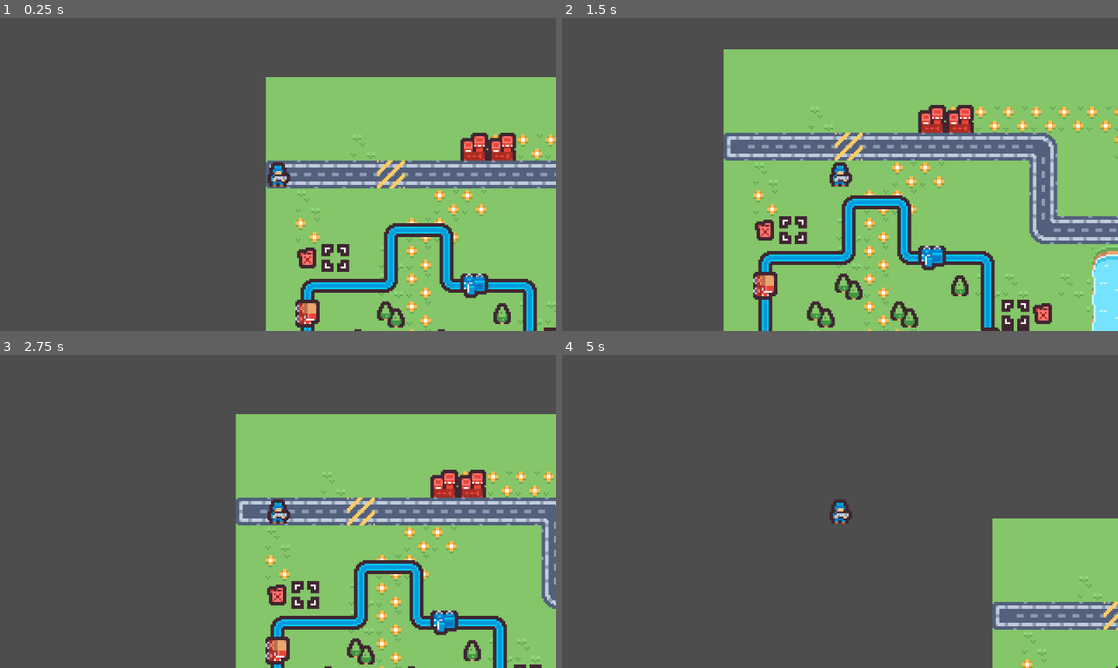
Above: before the commit, frames 1-4 (two rows, left to right).
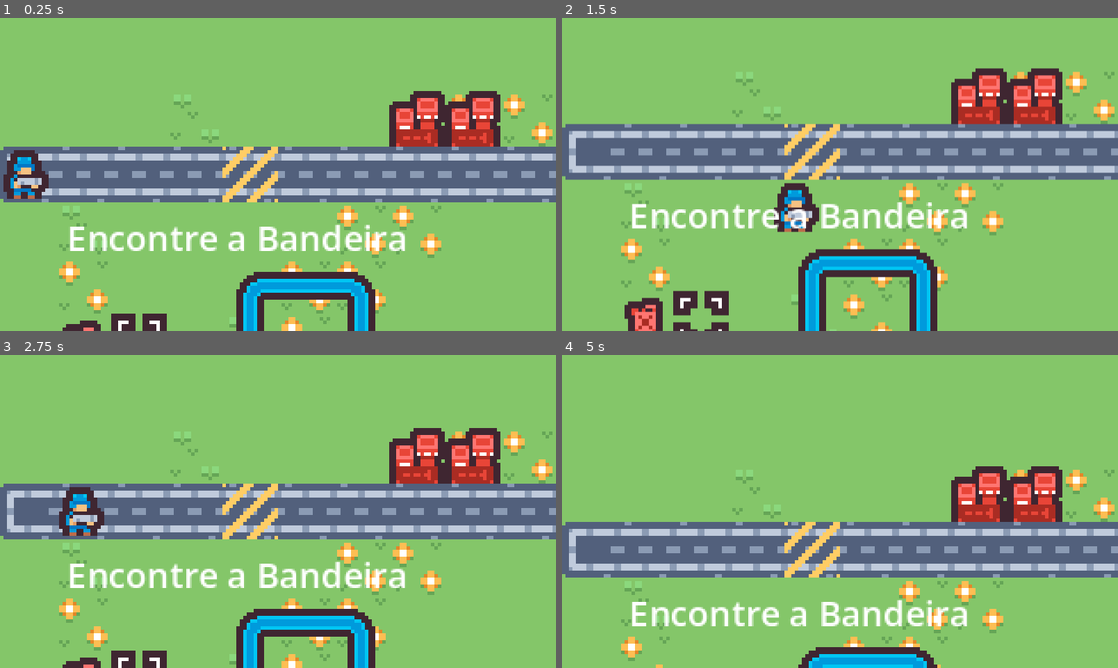
Above: after the commit, the same moments.

Repository: Petrickson10/camera-e-mapa
Game: Godot game, scene res://Cenas/jogo.tscn
Two runs of this game, one before a commit and one after it. Both use one fixed random seed, a clock stepped at 60 frames per second and the inputs below. Before the commit the project has no main scene; this scene is started directly in both runs.
Inputs:
- Up to frame 1 (0.25 s): no input
- Up to frame 2 (1.5 s): tap Enter at 0.5 s; hold Right (ui_right) 0.53-1.28 s; hold Down (ui_down) from 1.28 s (still down)
- Up to frame 3 (2.75 s): release Down (ui_down) at 2.03 s; hold Right (ui_right) from 2.03 s (still down)
- Up to frame 4 (5 s): release Right (ui_right) at 2.78 s; hold Up (ui_up) 2.78-3.53 s; hold Left (ui_left) from 3.53 s (still down)

The runs differ from the first frame. In frame 1, 77% of the frame differs, in the area x 0-100%, y 0-100%; in frame 2, 66%; in frame 3, 74%; in frame 4, 96%.
Error before the commit: Attempt to call function 'play' in base 'null instance' on a null instance. (res://Script/player.gd:24)

Commit message:
"Fim" parte 1

Diff:
--- /dev/null
+++ b/Cenas/alvo.tscn
@@ -0,0 +1,47 @@
+[gd_scene format=3 uid="uid://badcojwilc4am"]
+
+[ext_resource type="Script" uid="uid://brhdsq42108r8" path="res://Script/alvo.gd" id="1_5rmji"]
+[ext_resource type="Texture2D" uid="uid://ddnyduc6ecsoj" path="res://Arte/tilemap_packed.png" id="2_6o2pr"]
+
+[sub_resource type="AtlasTexture" id="AtlasTexture_5tbak"]
+atlas = ExtResource("2_6o2pr")
+region = Rect2(256, 32, 16, 16)
+
+[sub_resource type="AtlasTexture" id="AtlasTexture_dx14s"]
+atlas = ExtResource("2_6o2pr")
+region = Rect2(272, 32, 16, 16)
+
+[sub_resource type="SpriteFrames" id="SpriteFrames_6dmbp"]
+animations = [{
+"frames": [{
+"duration": 1.0,
+"texture": SubResource("AtlasTexture_5tbak")
+}, {
+"duration": 1.0,
+"texture": SubResource("AtlasTexture_dx14s")
+}],
+"loop": 1,
+"name": &"default",
+"speed": 5.0
+}]
+
+[node name="Alvo" type="Area2D" unique_id=805192779]
+script = ExtResource("1_5rmji")
+
+[node name="AnimatedSprite2D" type="AnimatedSprite2D" parent="." unique_id=1423222382]
+sprite_frames = SubResource("SpriteFrames_6dmbp")
+autoplay = "default"
+frame = 1
+frame_progress = 0.4341033
+
+[node name="CollisionPolygon2D" type="CollisionPolygon2D" parent="." unique_id=1203733970]
+build_mode = 1
+polygon = PackedVector2Array(-6, 8, -2, 8, -2, 7, -1, 7, -1, 3, 0, 3, 0, 2, 1, 2, 1, 3, 6, 3, 6, 2, 7, 2, 7, -6, 6, -6, 6, -7, 3, -7, 3, -8, -6, -8, -6, -7, -7, -7, -7, 7, -6, 7)
+
+[node name="Label" type="Label" parent="." unique_id=1892452558]
+visible = false
+offset_right = 40.0
+offset_bottom = 23.0
+text = "Parabéns"
+
+[connection signal="body_entered" from="." to="." method="_on_body_entered"]
--- a/Cenas/jogo.tscn
+++ b/Cenas/jogo.tscn
@@ -2,6 +2,7 @@
 
 [ext_resource type="Texture2D" uid="uid://ddnyduc6ecsoj" path="res://Arte/tilemap_packed.png" id="1_5n27r"]
 [ext_resource type="PackedScene" uid="uid://rcq887mnwhyt" path="res://Cenas/player.tscn" id="2_03mvh"]
+[ext_resource type="PackedScene" uid="uid://badcojwilc4am" path="res://Cenas/alvo.tscn" id="3_45s2r"]
 
 [sub_resource type="TileSetAtlasSource" id="TileSetAtlasSource_03mvh"]
 texture = ExtResource("1_5n27r")
@@ -949,6 +950,9 @@
 physics_layer_1/collision_layer = 1
 sources/0 = SubResource("TileSetAtlasSource_ovbra")
 
+[sub_resource type="LabelSettings" id="LabelSettings_6dmbp"]
+font_size = 10
+
 [node name="Jogo" type="Node2D" unique_id=803096791]
 
 [node name="Mundo" type="Node2D" parent="." unique_id=78427800]
@@ -966,8 +970,19 @@
 tile_set = SubResource("TileSet_o7irj")
 
 [node name="Decoracao2" type="TileMapLayer" parent="Mundo" unique_id=667530664]
-tile_map_data = PackedByteArray("AAADAAsAAAAFAAYAAAAIAAwAAAAFAAgAAAAJAAoAAAAGAAUAAGAHAAcAAAAFAAcAADABAAgAAAAGAAgAAFAYAAMAAAAJAAMAAAAlAAwAAAAFAAcAAFAaABAAAAAFAAYAADAEABAAAAAQAAIAAAA=")
+tile_map_data = PackedByteArray("AAADAAsAAAAFAAYAAAAIAAwAAAAFAAgAAAAJAAoAAAAGAAUAAGAHAAcAAAAFAAcAADABAAgAAAAGAAgAAFAYAAMAAAAJAAMAAAAlAAwAAAAFAAcAAFAaABAAAAAFAAYAADA=")
 tile_set = SubResource("TileSet_xixvn")
 
 [node name="Player" parent="Mundo" unique_id=1412914976 instance=ExtResource("2_03mvh")]
 position = Vector2(7, 56)
+
+[node name="Alvo" parent="Mundo" unique_id=805192779 instance=ExtResource("3_45s2r")]
+position = Vector2(43, 267)
+
+[node name="Tutorial" type="Label" parent="." unique_id=169674141]
+offset_left = 19.0
+offset_top = 67.0
+offset_right = 176.0
+offset_bottom = 90.0
+text = "Encontre a Bandeira"
+label_settings = SubResource("LabelSettings_6dmbp")
--- a/Cenas/player.tscn
+++ b/Cenas/player.tscn
@@ -37,19 +37,22 @@
 "speed": 5.0
 }]
 
-[sub_resource type="RectangleShape2D" id="RectangleShape2D_ytnb3"]
-size = Vector2(14, 14)
-
 [node name="Player" type="CharacterBody2D" unique_id=1412914976]
 script = ExtResource("1_pmvhq")
 
-[node name="AnimatedSprite2D" type="AnimatedSprite2D" parent="." unique_id=1163283446]
+[node name="Animação" type="AnimatedSprite2D" parent="." unique_id=1163283446]
 sprite_frames = SubResource("SpriteFrames_wreb2")
-animation = &"walk"
+animation = &"idle"
 autoplay = "idle"
-frame_progress = 0.04255802
-
-[node name="CollisionShape2D" type="CollisionShape2D" parent="." unique_id=842905383]
-shape = SubResource("RectangleShape2D_ytnb3")
 
 [node name="Camera2D" type="Camera2D" parent="." unique_id=349018598]
+zoom = Vector2(2, 2)
+limit_left = 0
+limit_top = 0
+limit_right = 600
+limit_bottom = 300
+position_smoothing_enabled = true
+
+[node name="CollisionPolygon2D" type="CollisionPolygon2D" parent="." unique_id=1227971989]
+build_mode = 1
+polygon = PackedVector2Array(-5, 7, 5, 7, 5, 5, 6, 5, 6, 4, 7, 4, 7, 0, 6, 0, 6, -1, 5, -1, 5, -4, 4, -4, 4, -6, 3, -6, 3, -7, -3, -7, -3, -6, -4, -6, -4, -4, -5, -4, -5, 0, -6, 0, -6, 5, -5, 5)
--- /dev/null
+++ b/Script/alvo.gd
@@ -0,0 +1,6 @@
+extends Area2D
+
+
+func _on_body_entered(body: Node2D) -> void:
+	if body.name == "Player":
+		$Label.visible = true
--- a/project.godot
+++ b/project.godot
@@ -11,6 +11,7 @@
 [application]
 
 config/name="Camera e Mapa"
+run/main_scene="uid://cjht6em65140u"
 config/features=PackedStringArray("4.7", "Forward Plus")
 config/icon="res://icon.svg"
 
Not shown, added: Script/alvo.gd.uid
